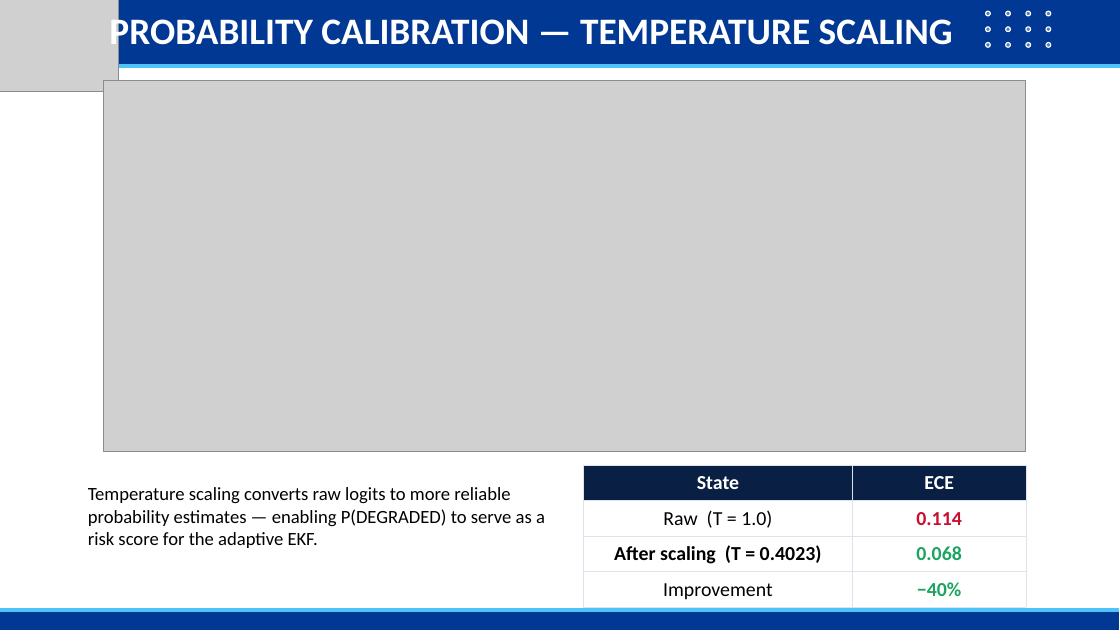
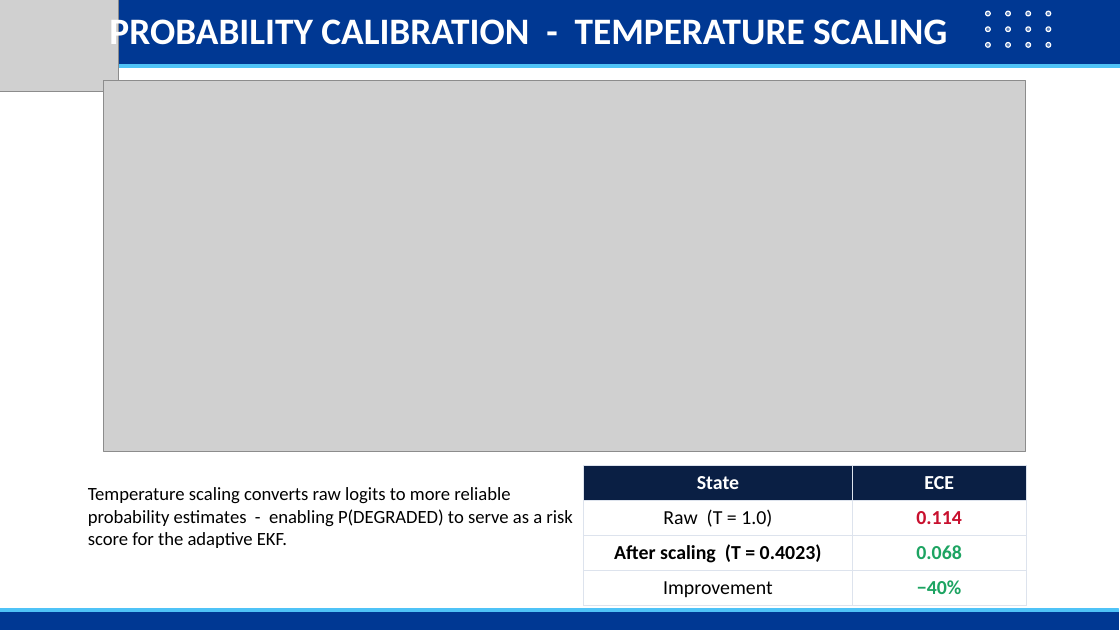
Before and after one commit to Jorshuare/AI-Based-Prediction-for-GNSS-Signal-Degradation, a slide deck: slide 21 of docs/SENTINEL_GNSS_Presentation.pptx. Drawn at 1120x630 pixels with LibreOffice and Linux fonts; fonts in the diff are those of the drawing; grey boxes stand for pictures; background and template pictures are left out. Boxes give left, top, right and bottom in pixels: in the first picture for what was removed or moved away, otherwise in the second. Text is boxed around its words. In the diff, an @@ line names an element or a change of style, - is before the commit and + after.

```diff
--- a/docs/SENTINEL_GNSS_Presentation.pptx
+++ b/docs/SENTINEL_GNSS_Presentation.pptx
@@ text at <box>109,13,947,54</box>: text changed @@
-PROBABILITY CALIBRATION — TEMPERATURE SCALING
+PROBABILITY CALIBRATION - TEMPERATURE SCALING
@@ text at <box>88,487,573,548</box>: text changed @@
-Temperature scaling converts raw logits to more reliable probability estimates — enabling P(DEGRADED) to serve as a risk score for the adaptive EKF.
+Temperature scaling converts raw logits to more reliable probability estimates - enabling P(DEGRADED) to serve as a risk score for the adaptive EKF.
```
Also in this commit, not shown: 20 other slides changed, 1 slide added, 46 other files.
